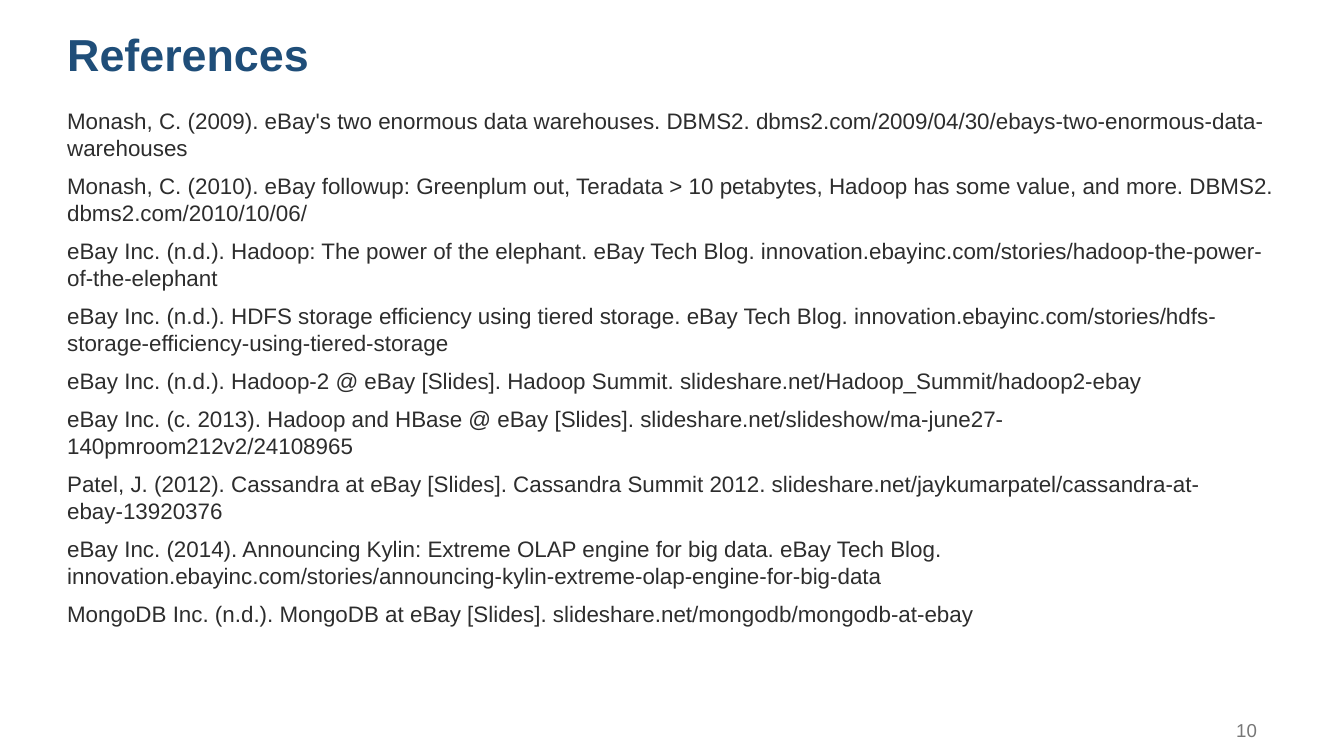
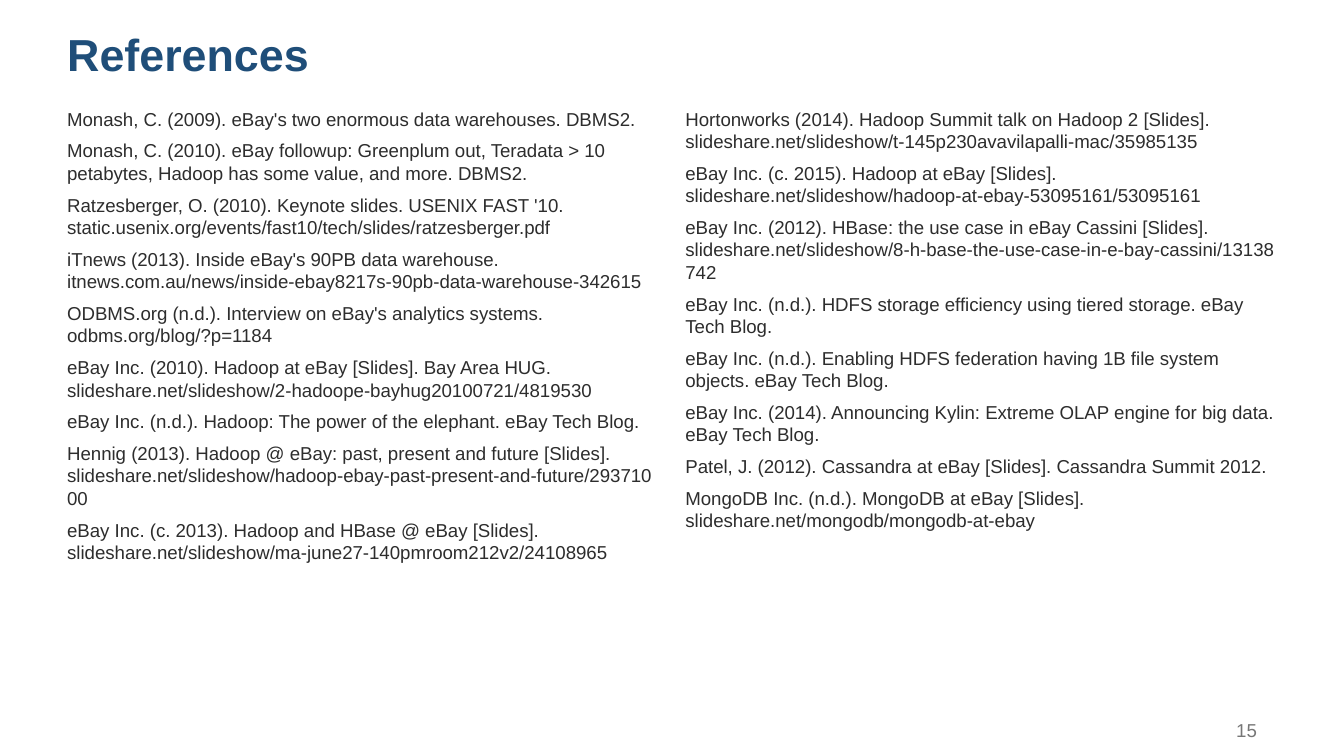
Before and after one commit to msk1039/ebay-bda, a slide deck: slide 15 of ebay-bigdata-fa1.pptx (slide 10 before the commit). Drawn at 1344x756 pixels with LibreOffice and Linux fonts; fonts in the diff are those of the drawing. Boxes give left, top, right and bottom in pixels: in the first picture for what was removed or moved away, otherwise in the second. Text is boxed around its words. In the diff, an @@ line names an element or a change of style, - is before the commit and + after.

```diff
--- a/ebay-bigdata-fa1.pptx
+++ b/ebay-bigdata-fa1.pptx
@@ text at box(67, 112, 651, 486): text changed; size 12 to 10 pt @@
-Monash, C. (2009). eBay's two enormous data warehouses. DBMS2. dbms2.com/2009/04/30/ebays-two-enormous-data-warehouses
-Monash, C. (2010). eBay followup: Greenplum out, Teradata > 10 petabytes, Hadoop has some value, and more. DBMS2. dbms2.com/2010/10/06/
-eBay Inc. (n.d.). Hadoop: The power of the elephant. eBay Tech Blog. innovation.ebayinc.com/stories/hadoop-the-power-of-the-elephant
-eBay Inc. (n.d.). HDFS storage efficiency using tiered storage. eBay Tech Blog. innovation.ebayinc.com/stories/hdfs-storage-efficiency-using-tiered-storage
-eBay Inc. (n.d.). Hadoop-2 @ eBay [Slides]. Hadoop Summit. slideshare.net/Hadoop_Summit/hadoop2-ebay
+Monash, C. (2009). eBay's two enormous data warehouses. DBMS2.
+Monash, C. (2010). eBay followup: Greenplum out, Teradata > 10 petabytes, Hadoop has some value, and more. DBMS2.
+Ratzesberger, O. (2010). Keynote slides. USENIX FAST '10. static.usenix.org/events/fast10/tech/slides/ratzesberger.pdf
+iTnews (2013). Inside eBay's 90PB data warehouse. itnews.com.au/news/inside-ebay8217s-90pb-data-warehouse-342615
+ODBMS.org (n.d.). Interview on eBay's analytics systems. odbms.org/blog/?p=1184
+eBay Inc. (2010). Hadoop at eBay [Slides]. Bay Area HUG. slideshare.net/slideshow/2-hadoope-bayhug20100721/4819530
+eBay Inc. (n.d.). Hadoop: The power of the elephant. eBay Tech Blog.
+Hennig (2013). Hadoop @ eBay: past, present and future [Slides]. slideshare.net/slideshow/hadoop-ebay-past-present-and-future/29371000
@@ text added at box(685, 112, 1274, 531), 10 pt, text #2D2D2D @@
+Hortonworks (2014). Hadoop Summit talk on Hadoop 2 [Slides]. slideshare.net/slideshow/t-145p230avavilapalli-mac/35985135
+eBay Inc. (c. 2015). Hadoop at eBay [Slides]. slideshare.net/slideshow/hadoop-at-ebay-53095161/53095161
+eBay Inc. (2012). HBase: the use case in eBay Cassini [Slides]. slideshare.net/slideshow/8-h-base-the-use-case-in-e-bay-cassini/13138742
+eBay Inc. (n.d.). HDFS storage efficiency using tiered storage. eBay Tech Blog.
+eBay Inc. (n.d.). Enabling HDFS federation having 1B file system objects. eBay Tech Blog.
+eBay Inc. (2014). Announcing Kylin: Extreme OLAP engine for big data. eBay Tech Blog.
+Patel, J. (2012). Cassandra at eBay [Slides]. Cassandra Summit 2012.
+MongoDB Inc. (n.d.). MongoDB at eBay [Slides]. slideshare.net/mongodb/mongodb-at-ebay
@@ text at box(67, 475, 1199, 627): paragraphs removed @@
-Patel, J. (2012). Cassandra at eBay [Slides]. Cassandra Summit 2012. slideshare.net/jaykumarpatel/cassandra-at-ebay-13920376
-eBay Inc. (2014). Announcing Kylin: Extreme OLAP engine for big data. eBay Tech Blog. innovation.ebayinc.com/stories/announcing-kylin-extreme-olap-engine-for-big-data
-MongoDB Inc. (n.d.). MongoDB at eBay [Slides]. slideshare.net/mongodb/mongodb-at-ebay
@@ text at box(67, 523, 607, 563): size 12 to 10 pt in "eBay Inc. (c. 2013). Hadoop and HBase ..."; less space between paragraphs @@
@@ page number at box(1236, 724, 1257, 737): text changed @@
-10
+15
```
Also in this commit, not shown: 5 other slides changed, 9 slides added, 4 slides removed, 3 other files.
